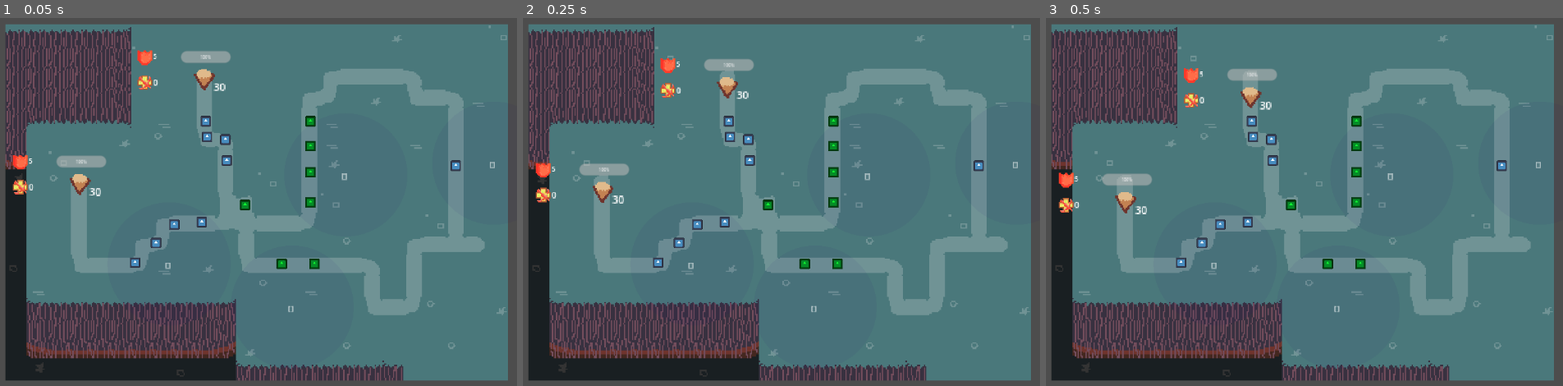
Above: before the commit, frames 1-3 (left to right).
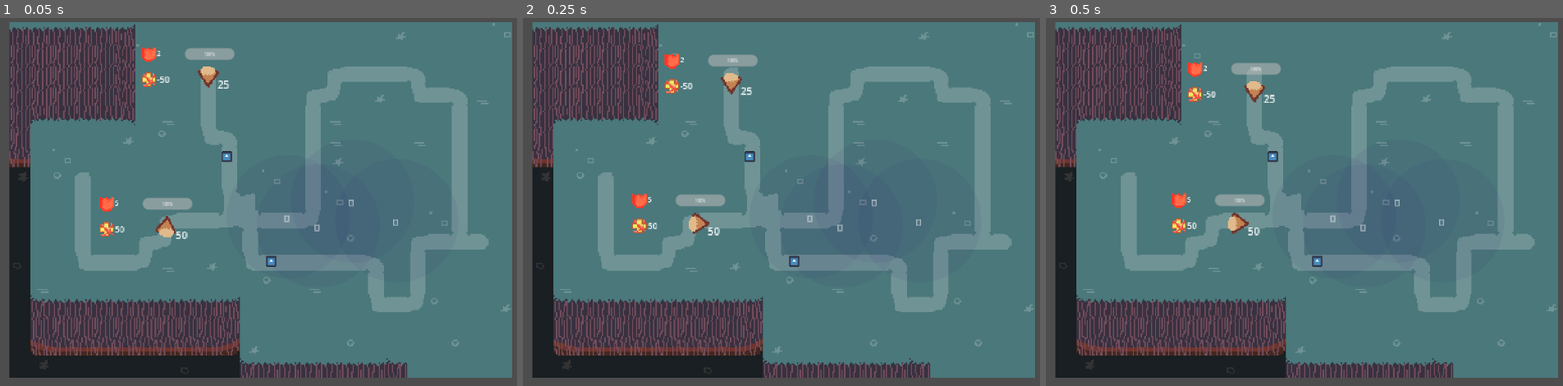
Above: after the commit, the same moments.

Repository: Sp1cyP3pp3r/Sp1cy-s-Tower-Defense
Game: Godot game, scene res://basic_test_level.tscn
Two runs of this game, one before a commit and one after it. Both use one fixed random seed, a clock stepped at 60 frames per second and the inputs below. The engine's default icon, where the game draws it, is replaced by a stand-in: a white triangle on a blue panel in a dark square.
Inputs:
- Up to frame 1 (0.05 s): no input
- Up to frame 2 (0.25 s): no input
- Up to frame 3 (0.5 s): no input

The runs differ from the first frame. In frame 1, 17% of the frame differs, in the area x 1-100%, y 1-99%; in frame 2, 17%; in frame 3, 18%.

Commit message:
Added resource CreateEffects
A custom resource that handles the creation of effects.
During develompent there was a lot of bugs that were caused by Resources not being unique.

Diff:
--- a/Objects/Effects/Effect.gd
+++ b/Objects/Effects/Effect.gd
@@ -23,6 +23,7 @@
 
 	for property in properties_array:
 		property.property_name = str(EnemyStats.PROPERTY_LIST.keys()[property.property_enum])
+		# Maybe find a better solution
 		var property_name = property.property_name
 		if ( property_name in applied_properties ) or is_apply_all_properties:
 			if property_name in effected_game_object.stats:
@@ -30,6 +31,7 @@
 				var enemy_value : float = effected_game_object.stats.get(property_name)
 				var modificator : float = property.property_modificator
 
+				print("\n" +  str(property_name))
 				print("\n" + str(effected_game_object.name) + " " + str(get_instance_id()) + " - initial value " + str(enemy_value))
 				match property.modificator_mode:
 					property.MOD_MODE.Addition:
@@ -55,11 +57,17 @@
 		var property_name = property.property_name
 		if property_name in effected_game_object.stats:
 			var enemy_value = effected_game_object.stats.get(property_name)
+			print("\n"+str(property_name)+"\n")
 			print(str(effected_game_object.name) + " " + str(get_instance_id()) + " - saved value (discard) " + str(property.saved_value))
 			var final_value : float = enemy_value - property.saved_value
 			effected_game_object.stats.set(property_name, final_value)
 			print(str(effected_game_object.name) + " " + str(get_instance_id()) + " - final value (discard) " + str(final_value))
-	reapply_effects()
+	var do_reapply : bool = false
+	for effect_child in effected_game_object.get_children():
+		if effect_child is Effect and effect_child != self:
+			do_reapply = true
+	if do_reapply:
+		reapply_effects()
 
 func reapply_effects() -> void:
 
@@ -81,16 +89,18 @@
 						if eff_property.property_name == property_name:
 							reapplied_value += eff_property.saved_value
 							is_prompted = true
+							print(str(property_name)+"\n")
 							print(str(effected_game_object.name) + " " + str(get_instance_id()) + " - saved value (reapply) of " + str(effect.get_instance_id()) + " " + str(eff_property.saved_value))
 
 					if is_prompted:
-						reapplied_effects.append(effect)
+						if not reapplied_effects.has(effect):
+							reapplied_effects.append(effect)
 
 			if reapplied_value != 0:
 				var final_value = enemy_value - reapplied_value
 				effected_game_object.stats.set(property_name, final_value)
 				print(str(effected_game_object.name) + " " + str(get_instance_id()) + " - reapplied value " + str(reapplied_value))
-				print(str(effected_game_object.name) + " " + str(get_instance_id()) + " - middle value (reapply) " + str(effected_game_object.get(property_name)))
+				print(str(effected_game_object.name) + " " + str(get_instance_id()) + " - middle value (reapply) " + str(effected_game_object.stats.get(property_name)))
 
 
 	if not reapplied_effects.is_empty():
@@ -101,10 +111,4 @@
 
 	# DEBUG
 	for property in reapplied_properties:
-		print(str(effected_game_object.name) + " " + str(get_instance_id()) + " - final value (reapply) " + str(effected_game_object.get(property)))
-
-
-
-	#for effect in reapplied_effects:
-		#if effect is Effect:
-			#effect.apply_effects(properties_array)
+		print(str(effected_game_object.name) + " " + str(get_instance_id()) + " - final value (reapply) " + str(effected_game_object.stats.get(property)))
--- /dev/null
+++ b/Objects/Effects/create_effects.gd
@@ -0,0 +1,46 @@
+extends Resource
+class_name CreateEffects
+
+@export var predesignated_effects : Array[PackedScene]
+@export var custom_effects : Array[EffectedProperties]
+@export var create_timer : bool = false
+@export_range(0, 100, 0.25) var timer_wait_time : float = 0
+
+var effects_array : Array[Effect] = []
+
+func add_effects(affected_object) -> Array[Effect]:
+	effects_array.clear()
+	if predesignated_effects.is_empty() and custom_effects.is_empty():
+		print(str(self.name) + " does not contain effects")
+		return []
+	if not predesignated_effects.is_empty():
+		create_predesignated_effects(affected_object)
+	if not custom_effects.is_empty():
+		var new_effect = create_custom_effect()
+		if create_timer:
+			create_effect_timer(new_effect)
+		affected_object.add_child(new_effect)
+	return effects_array.duplicate()
+
+func create_custom_effect() -> Effect:
+	var new_effect = Effect.new()
+	for effected_properties in custom_effects:
+		new_effect.properties_array.append(effected_properties.duplicate())
+	effects_array.append(new_effect)
+	return new_effect
+
+func create_predesignated_effects(affected_object) -> void:
+	for predefined_effect in predesignated_effects:
+		var created_effect = predefined_effect.instantiate()
+		if create_timer:
+			create_effect_timer(created_effect)
+		effects_array.append(created_effect)
+		affected_object.add_child(created_effect)
+
+func create_effect_timer(effect) -> void:
+	var new_timer = Timer.new()
+	new_timer.wait_time = timer_wait_time
+	new_timer.connect(&"timeout", Callable(effect, &"discard_effects"))
+	new_timer.one_shot = true
+	new_timer.autostart = true
+	effect.add_child(new_timer)
--- a/Objects/Enemy/Director/enemy_path_director.gd
+++ b/Objects/Enemy/Director/enemy_path_director.gd
@@ -1,2 +1,8 @@
 class_name Director
 extends Node
+
+func _physics_process(delta):
+	if Input.is_mouse_button_pressed(MOUSE_BUTTON_LEFT):
+		Engine.time_scale = 0.15
+	else:
+		Engine.time_scale = 1
--- a/Objects/Enemy/enemy_generic.gd
+++ b/Objects/Enemy/enemy_generic.gd
@@ -4,6 +4,7 @@
 @export var stats : EnemyStats
 @onready var health_node = $Health
 
+signal enemy_death(enemy) # Need to change??
 
 func _physics_process(delta):
 	progress += stats.speed * delta
@@ -13,4 +14,5 @@
 	label.text = str(stats.speed)
 
 func death(_source):
+	enemy_death.emit(self)
 	queue_free()
--- a/Objects/Enemy/enemy_generic.tscn
+++ b/Objects/Enemy/enemy_generic.tscn
@@ -44,5 +44,4 @@
 [node name="Health" parent="." node_paths=PackedStringArray("parent") instance=ExtResource("3_bec11")]
 parent = NodePath("..")
 
-[connection signal="area_entered" from="Hitbox" to="." method="bullet_hit"]
 [connection signal="final_blow" from="Health" to="." method="death"]
--- a/Objects/Towers/aura_effect.gd
+++ b/Objects/Towers/aura_effect.gd
@@ -1,52 +1,29 @@
 extends Area2D
 class_name Aura
 
-@export var predefined_effects_array : Array[PackedScene]
+#@export var predefined_effects_array : Array[PackedScene]
+#
+#@export var can_create_custom_effect : bool = true
+## Will create a custom effect with chosen properties in create_effect() function
+#@export var custom_effects_array : Array[EffectedProperties]
 
-@export_group("Custom Effect")
-@export var can_create_custom_effect : bool = true
-## Will create a custom effect with chosen properties in create_effect() function
-@export var custom_effects_array : Array[EffectedProperties]
+@export var create_effects : CreateEffects
 
 var enemies_in_area : Array = []
 
 func _process(delta):
 	$Label.text = str(enemies_in_area)
 
-
-func create_custom_effect() -> Effect:
-	var new_effect = Effect.new()
-	for effected_properties in custom_effects_array:
-		new_effect.properties_array.append(effected_properties.duplicate())
-	return new_effect
-
-func _on_area_entered(enemy_area):
-	var array_of_effects : Array = []
-	var enemy = enemy_area.get_owner()
-
-	if can_create_custom_effect:
-		var created_effect = create_custom_effect()
-		array_of_effects.append(created_effect)
-		enemy.add_child(created_effect)
-
-	if not predefined_effects_array.is_empty():
-		for predefined_effect in predefined_effects_array:
-			if predefined_effect:
-				var createad_effect = predefined_effect.instantiate()
-				array_of_effects.append(createad_effect)
-				enemy.add_child(createad_effect)
-
-	var enemy_array : Array = [enemy, array_of_effects]
+func add_enemy(area):
+	var enemy = area.get_owner()
+	var enemy_array : Array = [enemy, create_effects.add_effects(enemy)]
+	enemy.connect(&"enemy_death", Callable(self, &"remove_enemy"))
 	enemies_in_area.append(enemy_array)
 
-func create_and_assign_predefined_effects() -> void:
-	var array_of_new_effect : Array[Effect] = []
-	for effect_tscn in predefined_effects_array:
-		array_of_new_effect.append(effect_tscn.instantiate())
 
-func _on_area_exited(enemy_area):
-	var enemy = enemy_area.get_owner()
-	var array_to_delete = null
+func remove_enemy(area):
+	var enemy = area.get_owner() if not area is EnemyGeneric else area
+	var array_to_delete : Array
 	for nested_array in enemies_in_area:
 		if nested_array[0] == enemy:
 			for effect in nested_array[1]:
@@ -54,5 +31,4 @@
 					effect.queue_free()
 			# It is best to not erase something in array while iterating over it (real)
 			array_to_delete = nested_array
-	if array_to_delete:
-		enemies_in_area.erase(array_to_delete)
+	enemies_in_area.erase(array_to_delete)
--- a/Objects/Towers/aura_effect.tscn
+++ b/Objects/Towers/aura_effect.tscn
@@ -18,7 +18,6 @@
 collision_layer = 0
 collision_mask = 16
 script = ExtResource("1_o4l0t")
-predefined_effects_array = Array[PackedScene]([null])
 metadata/_edit_group_ = true
 
 [node name="MeshInstance2D" type="MeshInstance2D" parent="."]
@@ -46,5 +45,5 @@
 vertical_alignment = 1
 autowrap_mode = 1
 
-[connection signal="area_entered" from="." to="." method="_on_area_entered"]
-[connection signal="area_exited" from="." to="." method="_on_area_exited"]
+[connection signal="area_entered" from="." to="." method="add_enemy"]
+[connection signal="area_exited" from="." to="." method="remove_enemy"]
--- a/Objects/Towers/bullet_generic.gd
+++ b/Objects/Towers/bullet_generic.gd
@@ -1,14 +1,24 @@
 extends Area2D
 class_name Bullet
 
+@export var custom_effects : CreateEffects
 @export var damage : float = 12
+
+signal bullet_destroyed
+signal effects_applied(effects : Array[Effect])
 
 func _on_area_entered(area):
 	if area.get_owner() is EnemyGeneric:
 		var enemy = area.get_owner() as EnemyGeneric
+		apply_effects(enemy)
 		enemy.health_node.receive_damage(damage, self)
-
 	destroy()
 
 func destroy():
+	bullet_destroyed.emit()
 	queue_free()
+
+func apply_effects(game_object):
+	if custom_effects:
+		var applied_effects = custom_effects.add_effects(game_object)
+		effects_applied.emit(applied_effects)
--- /dev/null
+++ b/Objects/Towers/tower_generic.gd
@@ -0,0 +1,7 @@
+extends StaticBody2D
+class_name TowerGeneric
+
+var enemy_array
+
+func add_enemy(area):
+	var enemy = area.get_owner as EnemyGeneric
--- a/Objects/Towers/tower_basic.tscn
+++ b/Objects/Towers/tower_generic.tscn
@@ -1,6 +1,7 @@
-[gd_scene load_steps=5 format=3 uid="uid://du8odclrngeev"]
+[gd_scene load_steps=6 format=3 uid="uid://du8odclrngeev"]
 
 [ext_resource type="Texture2D" uid="uid://cw20d3f5la412" path="res://Objects/Towers/twr_base.png" id="1_as16n"]
+[ext_resource type="Script" path="res://Objects/Towers/tower_generic.gd" id="1_l0ukt"]
 [ext_resource type="Texture2D" uid="uid://ymbj2otsm8nr" path="res://Objects/Towers/twr_gun.png" id="2_6h8dl"]
 
 [sub_resource type="CircleShape2D" id="CircleShape2D_coa62"]
@@ -9,9 +10,14 @@
 [sub_resource type="CircleShape2D" id="CircleShape2D_4yolc"]
 radius = 8.0
 
-[node name="StaticBody2D" type="StaticBody2D"]
+[node name="TowerGeneric" type="StaticBody2D"]
+collision_layer = 66
+collision_mask = 0
+script = ExtResource("1_l0ukt")
 
 [node name="Viewcone" type="Area2D" parent="."]
+collision_layer = 0
+collision_mask = 16
 
 [node name="CollisionShape2D" type="CollisionShape2D" parent="Viewcone"]
 shape = SubResource("CircleShape2D_coa62")
@@ -24,9 +30,14 @@
 rotation = 0.00722644
 shape = SubResource("CircleShape2D_4yolc")
 
-[node name="Sprite2D" type="Sprite2D" parent="."]
+[node name="TowerBase" type="Sprite2D" parent="."]
 texture = ExtResource("1_as16n")
 
-[node name="Sprite2D" type="Sprite2D" parent="Sprite2D"]
+[node name="TowerGun" type="Sprite2D" parent="TowerBase"]
 texture = ExtResource("2_6h8dl")
 offset = Vector2(1, 0.5)
+
+[node name="Marker2D" type="Marker2D" parent="TowerBase/TowerGun"]
+position = Vector2(8, 0)
+
+[connection signal="area_entered" from="Viewcone" to="." method="add_enemy"]
--- a/Objects/health.gd
+++ b/Objects/health.gd
@@ -33,7 +33,7 @@
 	if parent.stats.damage_resistance >= 0:
 		mitigated_damage = amount * (100 / (100 + parent.stats.damage_resistance))
 	else:
-		mitigated_damage = amount * (10 - (100 / (100 - parent.stats.damage_resistance)))
+		mitigated_damage = amount * (2 - (100 / (100 - parent.stats.damage_resistance)))
 	change_health(-mitigated_damage, source)
 	damaged.emit(mitigated_damage, amount, source)
 
--- a/basic_test_level.tscn
+++ b/basic_test_level.tscn
@@ -7,8 +7,8 @@
 [ext_resource type="Script" path="res://Objects/Effects/effected_properties.gd" id="5_g5q8s"]
 [ext_resource type="Script" path="res://Objects/Enemy/enemy_stats.gd" id="5_ui855"]
 [ext_resource type="PackedScene" uid="uid://cpoyuqyr285bk" path="res://Objects/Towers/aura_effect.tscn" id="6_62xdv"]
-[ext_resource type="PackedScene" uid="uid://m5hs8x1e78b4" path="res://Objects/Towers/bullet_generic.tscn" id="10_k78k0"]
-[ext_resource type="PackedScene" uid="uid://0onqwr8e16yr" path="res://Objects/Debug/healing_bullet.tscn" id="11_5xx8u"]
+[ext_resource type="Script" path="res://Objects/Effects/create_effects.gd" id="9_xuve4"]
+[ext_resource type="PackedScene" uid="uid://m5hs8x1e78b4" path="res://Objects/Towers/bullet_generic.tscn" id="10_s6bg5"]
 
 [sub_resource type="Curve2D" id="Curve2D_p8qlt"]
 resource_local_to_scene = true
@@ -19,10 +19,10 @@
 
 [sub_resource type="Resource" id="Resource_yr5p4"]
 script = ExtResource("5_ui855")
-speed = 30.0
+speed = 50.0
 max_hp = 100.0
 damage_resistance = 5.0
-healing_resistance = 0.0
+healing_resistance = 50.0
 
 [sub_resource type="Curve2D" id="Curve2D_totrf"]
 resource_local_to_scene = true
@@ -33,61 +33,108 @@
 
 [sub_resource type="Resource" id="Resource_4i27q"]
 script = ExtResource("5_ui855")
-speed = 30.0
+speed = 25.0
 max_hp = 100.0
-damage_resistance = 5.0
-healing_resistance = 0.0
-
-[sub_resource type="Resource" id="Resource_u0a1o"]
-script = ExtResource("5_g5q8s")
-property_enum = 4
-property_modificator = 5000.0
-modificator_mode = 1
-
-[sub_resource type="Resource" id="Resource_kaqsy"]
-script = ExtResource("5_g5q8s")
-property_enum = 1
-property_modificator = 25.0
-modificator_mode = 1
+damage_resistance = 2.0
+healing_resistance = -50.0
+
+[sub_resource type="Resource" id="Resource_1u0aa"]
+script = ExtResource("5_g5q8s")
+property_enum = 1
+property_modificator = 20.0
+modificator_mode = 1
+
+[sub_resource type="Resource" id="Resource_1p52m"]
+script = ExtResource("5_g5q8s")
+property_enum = 4
+property_modificator = 560.0
+modificator_mode = 1
+
+[sub_resource type="Resource" id="Resource_74bx8"]
+script = ExtResource("9_xuve4")
+predesignated_effects = Array[PackedScene]([])
+custom_effects = Array[ExtResource("5_g5q8s")]([SubResource("Resource_1u0aa"), SubResource("Resource_1p52m")])
+create_timer = false
+timer_wait_time = 0.0
 
 [sub_resource type="CircleShape2D" id="CircleShape2D_xoqtn"]
 radius = 48.0104
 
-[sub_resource type="Resource" id="Resource_fth2a"]
-script = ExtResource("5_g5q8s")
-property_enum = 4
-property_modificator = -500000.0
-modificator_mode = 1
-
-[sub_resource type="Resource" id="Resource_gplus"]
-script = ExtResource("5_g5q8s")
-property_enum = 1
-property_modificator = 10.0
-modificator_mode = 1
-
-[sub_resource type="Resource" id="Resource_exafd"]
+[sub_resource type="Resource" id="Resource_88s2y"]
+script = ExtResource("5_g5q8s")
+property_enum = 1
+property_modificator = 20.0
+modificator_mode = 1
+
+[sub_resource type="Resource" id="Resource_8hcs1"]
+script = ExtResource("5_g5q8s")
+property_enum = 4
+property_modificator = -1.0
+modificator_mode = 1
+
+[sub_resource type="Resource" id="Resource_k04dq"]
+script = ExtResource("9_xuve4")
+predesignated_effects = Array[PackedScene]([])
+custom_effects = Array[ExtResource("5_g5q8s")]([SubResource("Resource_88s2y"), SubResource("Resource_8hcs1")])
+create_timer = false
+timer_wait_time = 0.0
+
+[sub_resource type="Resource" id="Resource_jvp27"]
+script = ExtResource("5_g5q8s")
+property_enum = 1
+property_modificator = 150.0
+modificator_mode = 1
+
+[sub_resource type="Resource" id="Resource_ptp2b"]
+script = ExtResource("5_g5q8s")
+property_enum = 4
+property_modificator = -25.0
+modificator_mode = 0
+
+[sub_resource type="Resource" id="Resource_ljdwi"]
+script = ExtResource("9_xuve4")
+predesignated_effects = Array[PackedScene]([])
+custom_effects = Array[ExtResource("5_g5q8s")]([SubResource("Resource_jvp27"), SubResource("Resource_ptp2b")])
+create_timer = false
+timer_wait_time = 0.0
+
+[sub_resource type="Resource" id="Resource_8geo5"]
+script = ExtResource("5_g5q8s")
+property_enum = 1
+property_modificator = 50.0
+modificator_mode = 1
+
+[sub_resource type="Resource" id="Resource_du3h8"]
+script = ExtResource("5_g5q8s")
+property_enum = 4
+property_modificator = 5.0
+modificator_mode = 0
+
+[sub_resource type="Resource" id="Resource_35yb2"]
 script = ExtResource("5_g5q8s")
 property_enum = 5
-property_modificator = 500.0
-modificator_mode = 0
-
-[sub_resource type="Resource" id="Resource_fqgcm"]
-script = ExtResource("5_g5q8s")
-property_enum = 1
-property_modificator = -10.0
-modificator_mode = 1
-
-[sub_resource type="Resource" id="Resource_nxb2k"]
-script = ExtResource("5_g5q8s")
-property_enum = 5
-property_modificator = -500.0
-modificator_mode = 0
-
-[sub_resource type="Resource" id="Resource_xh1gw"]
-script = ExtResource("5_g5q8s")
-property_enum = 1
-property_modificator = -10.0
-modificator_mode = 1
+property_modificator = 265.0
+modificator_mode = 1
+
+[sub_resource type="Resource" id="Resource_dqr48"]
+script = ExtResource("9_xuve4")
+predesignated_effects = Array[PackedScene]([])
+custom_effects = Array[ExtResource("5_g5q8s")]([SubResource("Resource_8geo5"), SubResource("Resource_du3h8"), SubResource("Resource_35yb2")])
+create_timer = false
+timer_wait_time = 0.0
+
+[sub_resource type="Resource" id="Resource_n8fgm"]
+script = ExtResource("5_g5q8s")
+property_enum = 1
+property_modificator = 5.0
+modificator_mode = 1
+
+[sub_resource type="Resource" id="Resource_tqace"]
+script = ExtResource("9_xuve4")
+predesignated_effects = Array[PackedScene]([])
+custom_effects = Array[ExtResource("5_g5q8s")]([SubResource("Resource_n8fgm")])
+create_timer = true
+timer_wait_time = 5.0
 
 [node name="BasicTestLevel" type="Node2D"]
 
@@ -99,7 +146,7 @@
 layer_0/tile_data = PackedInt32Array(917525, 196608, 4, 851989, 196608, 4, 786453, 196608, 4, 720917, 196608, 4, 655381 …(7472 unchanged characters)…
 
 [node name="Camera2D" type="Camera2D" parent="."]
-position = Vector2(184, 172)
+position = Vector2(181, 174)
 scale = Vector2(11.8684, -0.256835)
 zoom = Vector2(2.3, 2.3)
 
@@ -109,8 +156,9 @@
 curve = SubResource("Curve2D_p8qlt")
 
 [node name="Silly" parent="EnemyPathDirector/SillyPath" instance=ExtResource("3_ww0lk")]
-position = Vector2(38, 157)
-rotation = 1.58642
+position = Vector2(100.644, 194.985)
+rotation = -1.49949
+progress = 150.0
 stats = SubResource("Resource_yr5p4")
 
 [node name="BillyPath" parent="EnemyPathDirector" instance=ExtResource("2_5blyb")]
@@ -121,82 +169,39 @@
 rotation = 1.54952
 stats = SubResource("Resource_4i27q")
 
-[node name="Aura" parent="." instance=ExtResource("6_62xdv")]
-position = Vector2(105, 219)
-predefined_effects_array = Array[PackedScene]([])
-custom_effects_array = Array[ExtResource("5_g5q8s")]([SubResource("Resource_u0a1o"), SubResource("Resource_kaqsy")])
-
-[node name="CollisionShape2D" type="CollisionShape2D" parent="Aura"]
-shape = SubResource("CircleShape2D_xoqtn")
-
-[node name="Aura4" parent="." instance=ExtResource("6_62xdv")]
-position = Vector2(353, 142)
-predefined_effects_array = Array[PackedScene]([])
-custom_effects_array = Array[ExtResource("5_g5q8s")]([SubResource("Resource_fth2a"), SubResource("Resource_gplus")])
-
-[node name="CollisionShape2D" type="CollisionShape2D" parent="Aura4"]
-shape = SubResource("CircleShape2D_xoqtn")
-
 [node name="Aura2" parent="." instance=ExtResource("6_62xdv")]
-position = Vector2(240, 151)
-predefined_effects_array = Array[PackedScene]([])
-custom_effects_array = Array[ExtResource("5_g5q8s")]([SubResource("Resource_exafd"), SubResource("Resource_fqgcm")])
+position = Vector2(193, 185)
+create_effects = SubResource("Resource_74bx8")
 
 [node name="CollisionShape2D" type="CollisionShape2D" parent="Aura2"]
 shape = SubResource("CircleShape2D_xoqtn")
 
-[node name="Aura3" parent="." instance=ExtResource("6_62xdv")]
-position = Vector2(199, 252)
-predefined_effects_array = Array[PackedScene]([])
-custom_effects_array = Array[ExtResource("5_g5q8s")]([SubResource("Resource_nxb2k"), SubResource("Resource_xh1gw")])
-
-[node name="CollisionShape2D" type="CollisionShape2D" parent="Aura3"]
-shape = SubResource("CircleShape2D_xoqtn")
-
-[node name="BulletGeneric10" parent="." instance=ExtResource("10_k78k0")]
-position = Vector2(96, 203)
-
-[node name="BulletGeneric16" parent="." instance=ExtResource("10_k78k0")]
-position = Vector2(110, 189)
-
-[node name="BulletGeneric11" parent="." instance=ExtResource("10_k78k0")]
-position = Vector2(131, 187)
-
-[node name="BulletGeneric13" parent="." instance=ExtResource("10_k78k0")]
-position = Vector2(134, 110)
-
-[node name="BulletGeneric14" parent="." instance=ExtResource("10_k78k0")]
-position = Vector2(135, 122)
-
-[node name="BulletGeneric15" parent="." instance=ExtResource("10_k78k0")]
-position = Vector2(149, 124)
-
-[node name="BulletGeneric18" parent="." instance=ExtResource("10_k78k0")]
-position = Vector2(150, 140)
-
-[node name="BulletGeneric19" parent="." instance=ExtResource("10_k78k0")]
-position = Vector2(325, 144)
-
-[node name="BulletGeneric12" parent="." instance=ExtResource("10_k78k0")]
-position = Vector2(80, 218)
-
-[node name="HealingBullet2" parent="." instance=ExtResource("11_5xx8u")]
-position = Vector2(214, 110)
-
-[node name="HealingBullet7" parent="." instance=ExtResource("11_5xx8u")]
-position = Vector2(192, 219)
-
-[node name="HealingBullet8" parent="." instance=ExtResource("11_5xx8u")]
-position = Vector2(164, 174)
-
-[node name="HealingBullet9" parent="." instance=ExtResource("11_5xx8u")]
-position = Vector2(217, 219)
-
-[node name="HealingBullet3" parent="." instance=ExtResource("11_5xx8u")]
-position = Vector2(214, 129)
-
-[node name="HealingBullet4" parent="." instance=ExtResource("11_5xx8u")]
-position = Vector2(214, 149)
-
-[node name="HealingBullet5" parent="." instance=ExtResource("11_5xx8u")]
-position = Vector2(214, 172)
+[node name="Aura5" parent="." instance=ExtResource("6_62xdv")]
+position = Vector2(216, 192)
+create_effects = SubResource("Resource_k04dq")
+
+[node name="CollisionShape2D" type="CollisionShape2D" parent="Aura5"]
+shape = SubResource("CircleShape2D_xoqtn")
+
+[node name="Aura7" parent="." instance=ExtResource("6_62xdv")]
+position = Vector2(242, 173)
+create_effects = SubResource("Resource_ljdwi")
+
+[node name="CollisionShape2D" type="CollisionShape2D" parent="Aura7"]
+shape = SubResource("CircleShape2D_xoqtn")
+
+[node name="Aura8" parent="." instance=ExtResource("6_62xdv")]
+position = Vector2(276, 188)
+create_effects = SubResource("Resource_dqr48")
+
+[node name="CollisionShape2D" type="CollisionShape2D" parent="Aura8"]
+shape = SubResource("CircleShape2D_xoqtn")
+
+[node name="BulletGeneric" parent="." instance=ExtResource("10_s6bg5")]
+position = Vector2(147, 139)
+custom_effects = SubResource("Resource_tqace")
+damage = 50.0
+
+[node name="BulletGeneric3" parent="." instance=ExtResource("10_s6bg5")]
+position = Vector2(181, 219)
+damage = 50.0
Not shown: 1 places in basic_test_level.tscn that only renumber resources
